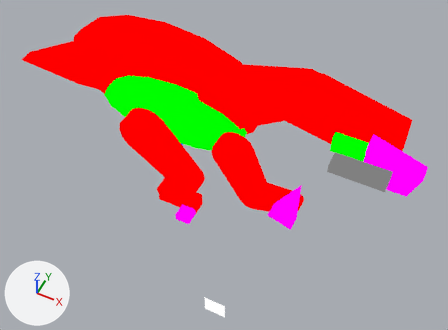
The Blender file assets-source/blender/motion/iguanodon-walk.blend: old version first, new version second.
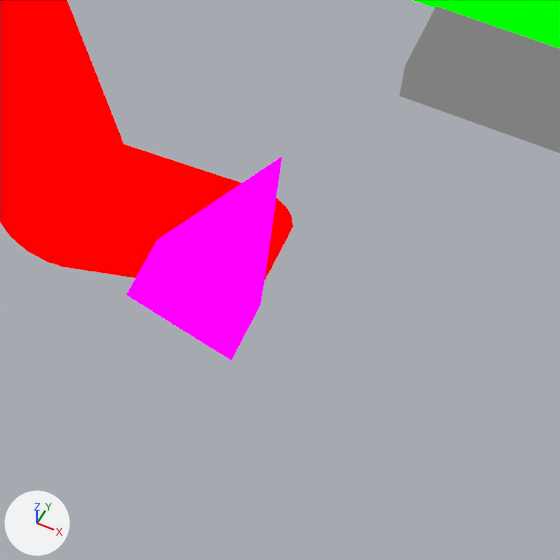
Each version appears first whole from a 50 mm camera at (67.2, -51.7, 68.2) aimed at (45.5, -8.3, 13.9), and next in a close-up on the part from 54% to 81% of the width and 46% to 83% of the height. Arrows for +X, +Y and +Z are at lower left; the lights stay in place. The first two pictures are the older version.

Script lines for the objects in view, before the commit:
```python
ob_dinotycoon_motion_iguanodon_walk_arm_joint_1 = bpy.data.objects.new('DinoTycoon_Motion_iguanodon_walk_arm_joint_1', me_dinotycoon_motion_iguanodon_walk_sample_arm_joint_1)
ob_dinotycoon_motion_iguanodon_walk_arm_joint_1.location = (0.0, 0.0, 0.0)
ob_dinotycoon_motion_iguanodon_walk_jaw = bpy.data.objects.new('DinoTycoon_Motion_iguanodon_walk_jaw', me_dinotycoon_motion_iguanodon_walk_sample_jaw)
ob_dinotycoon_motion_iguanodon_walk_jaw.location = (0.0, 0.0, 0.0)
ob_dinotycoon_motion_iguanodon_walk_thumb_spike = bpy.data.objects.new('DinoTycoon_Motion_iguanodon_walk_thumb_spike', me_dinotycoon_motion_iguanodon_walk_sample_thumb_spike)
ob_dinotycoon_motion_iguanodon_walk_thumb_spike.location = (0.0, 0.0, 0.0)
# also in view: 'DinoTycoon_Motion_iguanodon_walk_arm_1' at (51.4, -7.0, 9.2); 'DinoTycoon_Motion_iguanodon_walk_arm_0' at (47.2, -7.0, 12.1); 'DinoTycoon_Motion_iguanodon_walk_mouth' at (61.0, -9.0, 21.3); 'DinoTycoon_Motion_iguanodon_walk_arm_tip' at (54.0, -7.0, 10.0); 'DinoTycoon_Motion_iguanodon_walk_arm_joint_0' at (46.0, -7.0, 15.0)
```
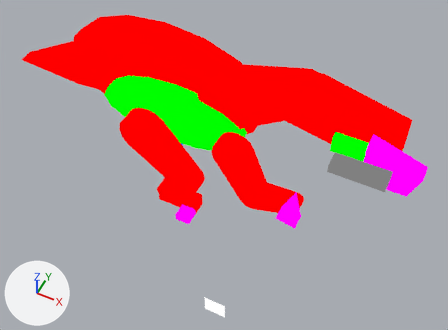
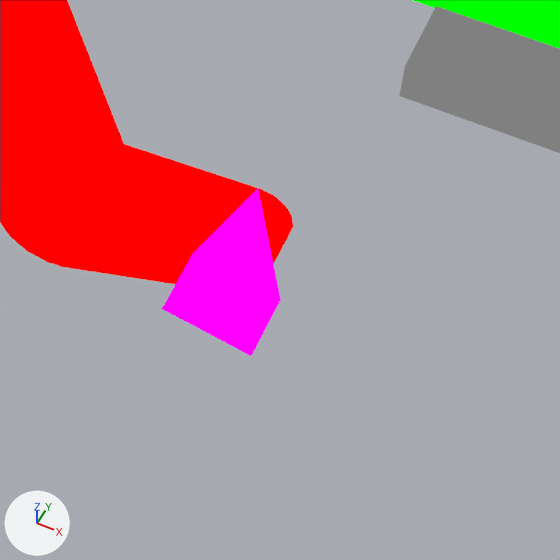
Location of each change, [x1, y1, x2, y2] in pixels of the close-ups (560 x 560 px):
'DinoTycoon_Motion_iguanodon_walk_thumb_spike', reshaped (24% narrower, 17% shorter)
    before: [126, 157, 282, 360]
    after: [162, 188, 281, 356]

What changed in the scene script:
```text
Change me_dinotycoon_motion_iguanodon_walk_sample_thumb_spike:
    used by ob_dinotycoon_motion_iguanodon_walk_thumb_spike; location = (0.0, 0.0, 0.0)
    remove me_dinotycoon_motion_iguanodon_walk_sample_thumb_spike.from_pydata(...)  # 6 vertices, 5 faces; spans x 52.0..55.0, y -10.0..-8.0, z 9.0..15.0
    add me_dinotycoon_motion_iguanodon_walk_sample_thumb_spike.from_pydata(...)  # 6 vertices, 5 faces; spans x 53.0..55.5, y -10.0..-8.0, z 9.5..13.5
    me_dinotycoon_motion_iguanodon_walk_sample_thumb_spike part 1
    me_dinotycoon_motion_iguanodon_walk_sample_thumb_spike.vertices[0].co: (52.0, -10.0, 10.0) -> (53.0, -10.0, 10.0)  # pixel (125, 294) -> pixel (161, 308)
    me_dinotycoon_motion_iguanodon_walk_sample_thumb_spike.vertices[1].co: (55.0, -10.0, 15.0) -> (54.5, -10.0, 13.5)  # pixel (251, 213) -> pixel (227, 244)
    me_dinotycoon_motion_iguanodon_walk_sample_thumb_spike.vertices[2].co: (55.0, -10.0, 9.0) -> (55.5, -10.0, 9.5)  # pixel (231, 360) -> pixel (251, 356)
    me_dinotycoon_motion_iguanodon_walk_sample_thumb_spike.vertices[3].co: (52.0, -8.0, 10.0) -> (53.0, -8.0, 10.0)  # pixel (157, 239) -> pixel (192, 253)
    me_dinotycoon_motion_iguanodon_walk_sample_thumb_spike.vertices[4].co: (55.0, -8.0, 15.0) -> (54.5, -8.0, 13.5)  # pixel (282, 155) -> pixel (258, 187)
    me_dinotycoon_motion_iguanodon_walk_sample_thumb_spike.vertices[5].co: (55.0, -8.0, 9.0) -> (55.5, -8.0, 9.5)  # pixel (260, 304) -> pixel (280, 299)
```
